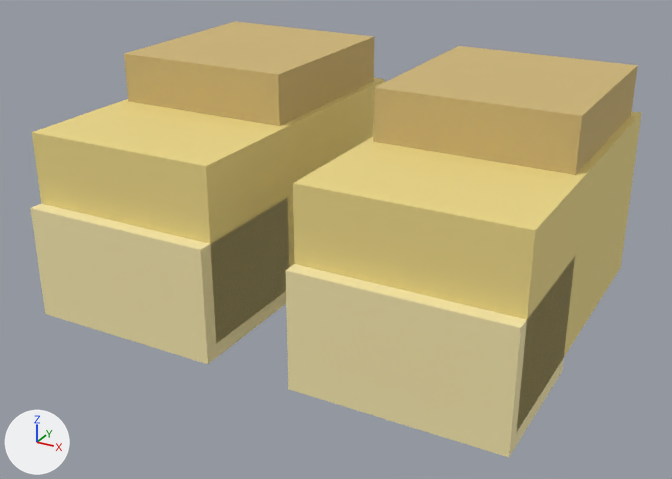
Two versions of the glTF model models/items/gold_feet/model.gltf, one commit apart.
Both versions are drawn from a camera (50 mm lens) standing at (0.288, -0.579, 0.221) and looking at (0.002, -0.059, -0.039). Lighting does not change. The marker at lower left points along +X, +Y and +Z. The first picture is the older version. Vertices at exactly the same position are counted once.

Names of what the first picture shows: 'gold_feet'.
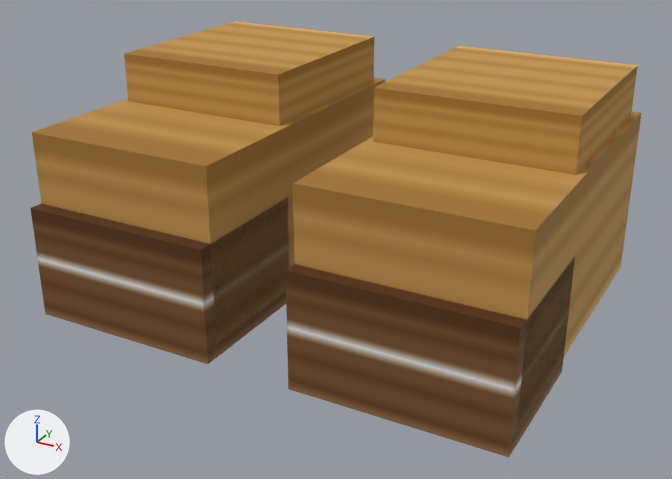
Edits to the bpy script that builds the scene:
```text
Add img_diffuse_png:
    img_diffuse_png = load_image('diffuse.png', '../bread/textures/diffuse.png', 64, 64, 'sRGB')
Change mat_head:
    remove mat_head.base_color = (0.863, 0.706, 0.251)  # yellow #efdb89
    add mat_head.texture = img_diffuse_png
Change mat_edge:
    remove mat_edge.base_color = (0.941, 0.824, 0.431)  # beige #f8eaaf
    add mat_edge.texture = img_diffuse_png
Change mat_binding:
    remove mat_binding.base_color = (0.627, 0.471, 0.188)  # yellow #cfb778
    add mat_binding.texture = img_diffuse_png
Change me_gold_feet:
    where me_gold_feet.from_pydata(...)  # 48 vertices, 72 faces; spans x -0.17..0.17, y -0.17..0.08, z -0.09..0.075
    used by ob_gold_feet; location = (0.0, 0.0, 0.0)
    me_gold_feet part 1: texture (UV) coordinates of 72 of 72 faces, centred in x -0.17..0.17, y -0.17..0.08, z -0.09..0.075, changed; they spanned u 0.0..1.0, v 0.0..1.0 and now span u 0.27..0.98, v 0.77..0.98
```

Pixel boxes [x1, y1, x2, y2] of what changed, in the pictures (672 x 479 px):
'gold_feet', surface changed (beige to brown): [30, 21, 642, 457] in both
